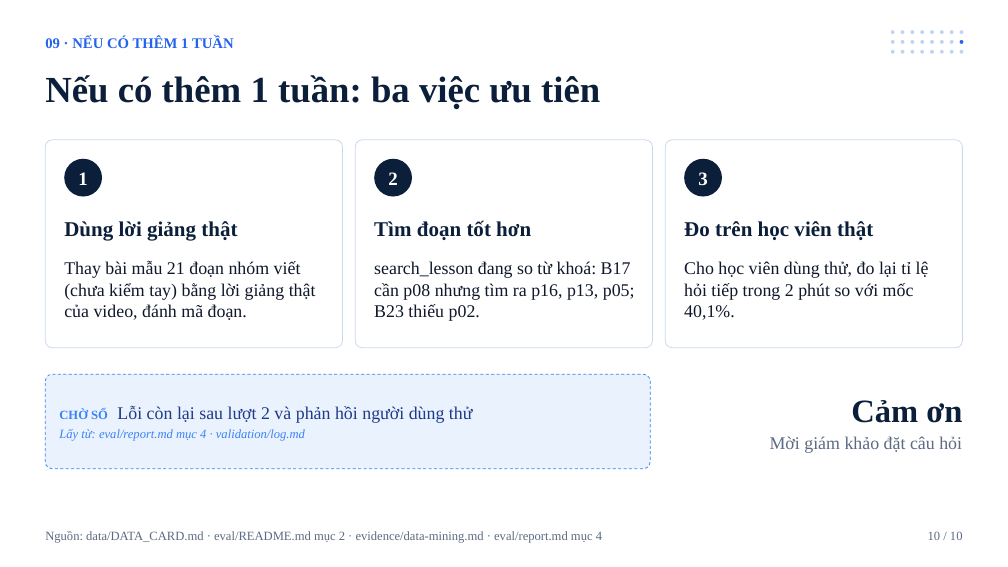
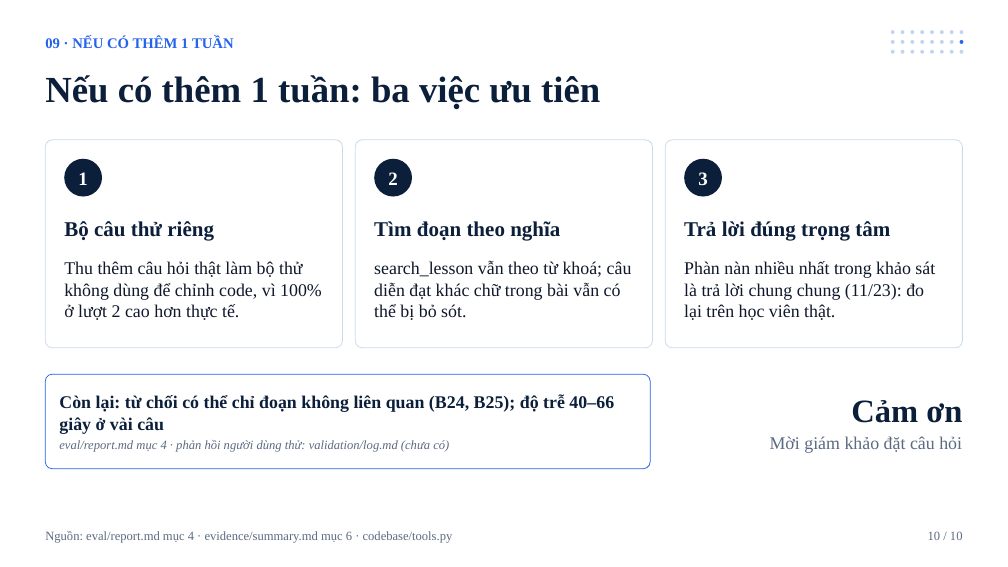
Before and after one commit to 24022404/24022-K5-Day15-L3A-Fightingggg, a slide deck: slide 10 of slides/demo-slides.pptx. Drawn at 1008x567 pixels with LibreOffice and Linux fonts; fonts in the diff are those of the drawing. Boxes give left, top, right and bottom in pixels: in the first picture for what was removed or moved away, otherwise in the second. Text is boxed around its words. In the diff, an @@ line names an element or a change of style, - is before the commit and + after.

```diff
--- a/slides/demo-slides.pptx
+++ b/slides/demo-slides.pptx
@@ text at (64,221,214,241): text changed @@
-Dùng lời giảng thật
+Bộ câu thử riêng
@@ text at (374,221,560,241): text changed @@
-Tìm đoạn tốt hơn
+Tìm đoạn theo nghĩa
@@ text at (684,221,890,241): text changed @@
-Đo trên học viên thật
+Trả lời đúng trọng tâm
@@ text at (64,261,322,320): text changed @@
-Thay bài mẫu 21 đoạn nhóm viết (chưa kiểm tay) bằng lời giảng thật của video, đánh mã đoạn.
+Thu thêm câu hỏi thật làm bộ thử không dùng để chỉnh code, vì 100% ở lượt 2 cao hơn thực tế.
@@ text at (374,261,632,320): text changed @@
-search_lesson đang so từ khoá: B17 cần p08 nhưng tìm ra p16, p13, p05; B23 thiếu p02.
+search_lesson vẫn theo từ khoá; câu diễn đạt khác chữ trong bài vẫn có thể bị bỏ sót.
@@ text at (684,261,935,320): text changed @@
-Cho học viên dùng thử, đo lại tỉ lệ hỏi tiếp trong 2 phút so với mốc 40,1%.
+Phàn nàn nhiều nhất trong khảo sát là trả lời chung chung (11/23): đo lại trên học viên thật.
@@ rounded rectangle "Còn lại: từ chối có ..." at (45,374,650,469): fill #EAF2FE to #FFFFFF; outline #3B82F6 0.75 pt dashed to #2563EB 0.75 pt @@
@@ text in rounded rectangle at (59,395,614,452): text changed; size 12 to 17 pt; text colour #3B82F6 to #0B1F3A; bold on @@
-CHỜ SỐ Lỗi còn lại sau lượt 2 và phản hồi người dùng thử
-Lấy từ: eval/report.md mục 4 · validation/log.md
+Còn lại: từ chối có thể chỉ đoạn không liên quan (B24, B25); độ trễ 40–66 giây ở vài câu
+eval/report.md mục 4 · phản hồi người dùng thử: validation/log.md (chưa có)
@@ text at (45,531,453,543): text changed @@
-Nguồn: data/DATA_CARD.md · eval/README.md mục 2 · evidence/data-mining.md · eval/report.md mục 4
+Nguồn: eval/report.md mục 4 · evidence/summary.md mục 6 · codebase/tools.py
```
Also in this commit, not shown: 6 other slides changed, 13 other files.
